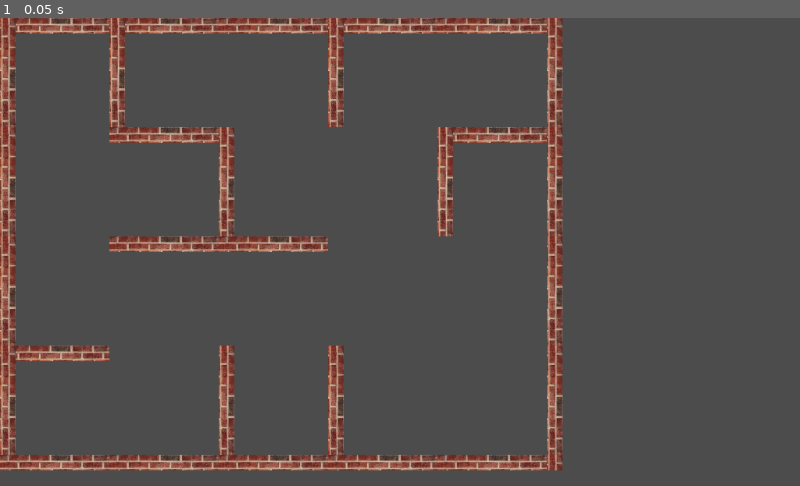
Above: before the commit, frame 1.
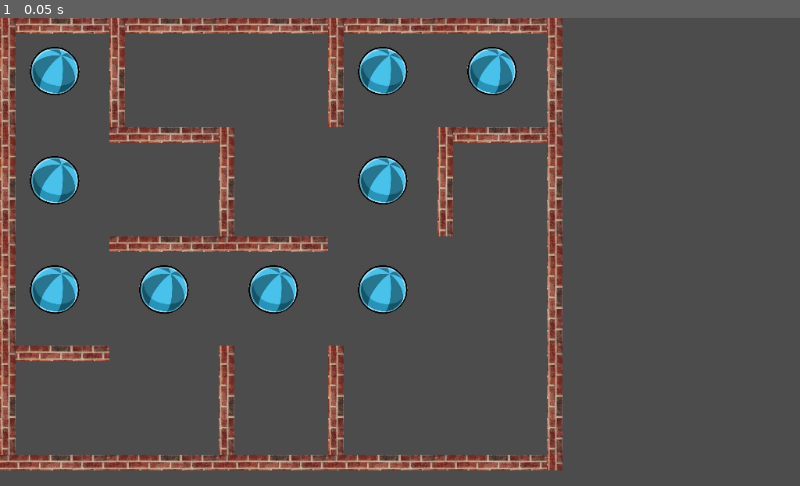
Above: after the commit, the same moment.

Repository: steelsoul/maze
Game: Godot game, scene res://Maze.tscn
Two runs of this game, one before a commit and one after it. Both use one fixed random seed, a clock stepped at 60 frames per second and the inputs below. The project has no main scene, so this scene is started directly.
Inputs:
- Up to frame 1 (0.05 s): no input

The runs differ from the first frame. In frame 1, 4.5% of the frame differs, in the area x 3-65%, y 6-64%.

Commit message:
add ball

Diff:
--- /dev/null
+++ b/Ball.tscn
@@ -0,0 +1,16 @@
+[gd_scene load_steps=3 format=2]
+
+[ext_resource path="res://art/ball_sprite.png" type="Texture" id=1]
+
+[sub_resource type="CircleShape2D" id=1]
+radius = 30.0
+
+[node name="Ball" type="KinematicBody2D"]
+
+[node name="Shape" type="CollisionShape2D" parent="."]
+shape = SubResource( 1 )
+one_way_collision = true
+
+[node name="Sprite" type="Sprite" parent="."]
+scale = Vector2( 0.3, 0.3 )
+texture = ExtResource( 1 )
--- a/Maze.gd
+++ b/Maze.gd
@@ -1,27 +1,102 @@
 extends Node2D
 
 export (PackedScene) var Cell
-
-var maze = [5, 4,
-1, 1, 1, 1, 1, 0, 1, 1, 1, 0,
-0, 1, 1, 0, 0, 1, 0, 0, 1, 1,
-0, 1, 1, 0, 1, 0, 0, 0, 0, 0,
-1, 1, 0, 0, 0, 1, 0, 1, 0, 1]
-
+export (PackedScene) var Ball
+
+enum Dir {Left, Right, Down, Up}
 var buffer = PoolStringArray()
 
-func read_next_byte_from_csv(file):
-	if buffer.size() == 0 || buffer.size() == 1:
-		buffer = file.get_csv_line()
-	var result = buffer[0] as int
-	buffer.remove(0)
-	return result
+func solve_maze_with_wave_tracing(repo, xs, ys, xf, yf):
+	var w = repo[0]
+	var h = repo[1]
+	var rep = repo[2]
+	var marks_array = create_marks_array(w,h)
+	var n_iter = 1
+	marks_array[xs][ys] = 1
+	var finished = false
+	while !finished:
+		var x = 0
+		var no_further_steps = true
+		while x < w:
+			var y = 0
+			while y < h:
+				if n_iter == 4:
+					print("!")
+				if marks_array[x][y] == n_iter:
+					for dir in Dir.values():
+						if can_go(repo, x, y, dir, marks_array, 0):
+							print("can go ", describe(dir),  " from (", x, ",", y, ") on iter ", n_iter)
+							no_further_steps = false
+							mark_neighbour(marks_array, x, y, dir, n_iter + 1)
+							if check_finish(x, y, xf, yf, dir) == true:
+								return [true, marks_array]
+							pass
+				y = y + 1
+			x = x + 1
+		n_iter = n_iter + 1
+		if no_further_steps:
+			finished = true
+	return [false]
+
+func describe(dir):
+	match dir:
+		Dir.Left:
+			return "Left"
+		Dir.Right:
+			return "Right"
+		Dir.Up:
+			return "Up"
+		Dir.Down:
+			return "Down"
+
+func can_go(repo, x, y, dir, marks_array, n_iter):
+	var w = repo[0]
+	var h = repo[1]
+	var rep = repo[2]
+	match dir:
+		Dir.Left:
+			return x > 0 && !rep[x][y].is_left() && marks_array[x-1][y] == n_iter
+		Dir.Right:
+			return x < w-1 && !rep[x+1][y].is_left() && marks_array[x+1][y] == n_iter
+		Dir.Up:
+			return y > 0 && !rep[x][y].is_top() && marks_array[x][y-1] == n_iter
+		Dir.Down:
+			return y < h-1 && !rep[x][y+1].is_top() && marks_array[x][y+1] == n_iter
+
+func create_marks_array(w,h):
+	var result_array = []
+	for x in range(w):
+		result_array.append([])
+		var y = 0
+		while y < h:
+			result_array[x].append(0)
+			y = y + 1
+	return result_array
+
+func mark_neighbour(rep, x, y, dir, n_iter):
+	match dir:
+		Dir.Left:
+			rep[x-1][y] = n_iter
+		Dir.Right:
+			rep[x+1][y] = n_iter
+		Dir.Up:
+			rep[x][y-1] = n_iter
+		Dir.Down:
+			rep[x][y+1] = n_iter
+
+func check_finish(x, y, xf, yf, dir):
+	var xn = x
+	var yn = y
+	if dir == Dir.Left: xn = x - 1
+	elif dir == Dir.Right: xn = x + 1
+	elif dir == Dir.Up: yn = y - 1
+	else: yn = y + 1
+	return xf == xn and yf == yn
 
 func read_file(file_name):
 	var file = File.new()
 	file.open("res://" + file_name, File.READ)
 	print("e: ", file.get_error(), ", available: ", file.is_open())
-	var buffer = PoolStringArray()
 	var w = read_next_byte_from_csv(file)
 	var h = read_next_byte_from_csv(file)
 	print("w: ", w, ", h: ", h)
@@ -35,15 +110,15 @@
 			y = y + 1
 			x = 0
 		var cell = configure_cell(repo,x,y,up,left)
-		print("ac: ", x, ' ', y)
+#		print("ac: ", x, ' ', y)
 		x = x + 1
 		add_child(cell)
 	finalize_rep(w,h)
-	return repo
+	return [w, h, repo]
 
 func write_file(file_name, repo):
 	var file = File.new()
-	file.open("user://" + file_name, File.WRITE)
+	file.open("res://" + file_name, File.WRITE)
 	var w = repo.size()
 	var h = repo[0].size()
 	file.store_8(w)
@@ -58,6 +133,13 @@
 		if x == w:
 			x = 0
 			y = y + 1
+
+func read_next_byte_from_csv(file):
+	if buffer.size() == 0 || buffer.size() == 1:
+		buffer = file.get_csv_line()
+	var result = buffer[0] as int
+	buffer.remove(0)
+	return result
 
 func create_rep(maze):
 	var w = maze[0]
@@ -119,7 +201,38 @@
 func new_game():
 	pass
 
+func show_solution(repo, marks_array, xf, yf):
+	var n_iter = marks_array[xf][yf]
+	var x = xf
+	var y = yf
+	var cell_size = Cell.instance().get_size()
+	var cell_size_2 = cell_size / 2
+	while (n_iter >= 0):
+		var ball = Ball.instance()
+		ball.position = Vector2(x * cell_size + cell_size_2, y * cell_size + cell_size_2)
+		add_child(ball)
+		for dir in Dir.values():
+			if can_go(repo, x, y, dir, marks_array, n_iter - 1):
+				match dir:
+					Dir.Up:
+						y = y - 1
+					Dir.Left:
+						x = x - 1
+					Dir.Down:
+						y = y + 1
+					Dir.Right:
+						x = x + 1
+				break
+		n_iter = n_iter - 1
+
 func _ready():
 	randomize()
-	var repo = read_file("maze1.txt")
-#	var repo = create_rep(maze)
+	var repo_info = read_file("maze1.txt")
+	var xs = 0
+	var ys = 0
+	var xf = 4
+	var yf = 0
+	var solution_info = solve_maze_with_wave_tracing(repo_info, xs, ys, xf, yf)
+	print("can solve: ", solution_info[0])
+	if solution_info[0]:
+		show_solution(repo_info, solution_info[1], xf, yf)
--- a/Maze.tscn
+++ b/Maze.tscn
@@ -1,8 +1,10 @@
-[gd_scene load_steps=3 format=2]
+[gd_scene load_steps=4 format=2]
 
 [ext_resource path="res://Maze.gd" type="Script" id=1]
 [ext_resource path="res://Cell.tscn" type="PackedScene" id=2]
+[ext_resource path="res://Ball.tscn" type="PackedScene" id=3]
 
 [node name="Maze" type="Node2D"]
 script = ExtResource( 1 )
 Cell = ExtResource( 2 )
+Ball = ExtResource( 3 )
Binary file added: art/ball_sprite.png
Not shown, added: art/ball_sprite.png.import
Not shown, added: art/ball_sprite.xcf
